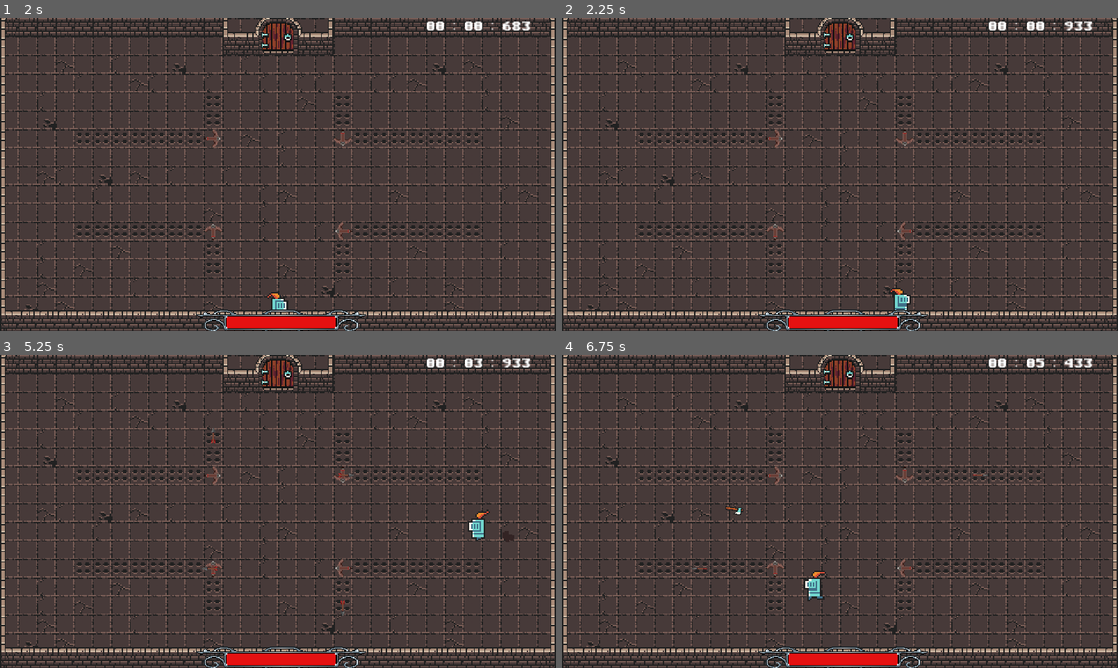
Above: before the commit, frames 1-4 (two rows, left to right).
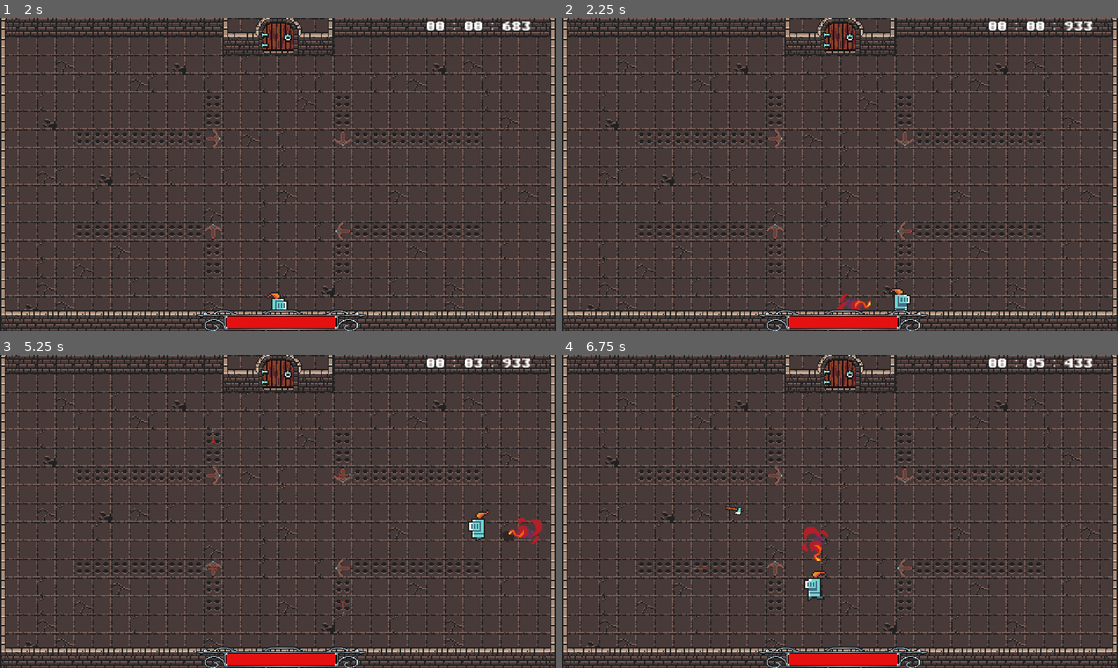
Above: after the commit, the same moments.

Repository: Thomas-Raveneau/SocialDungeons
Game: Godot game, scene res://Scenes/Menus/Main/Main.tscn
Two runs of this game, one before a commit and one after it. Both use one fixed random seed, a clock stepped at 60 frames per second and the inputs below.
Inputs (mouse positions are in pixels of both pictures, inside the frame that each line leads up to):
- Up to frame 1 (2 s): click (278, 143) at 0.5 s; click (155, 174) at 1.25 s
- Up to frame 2 (2.25 s): move the mouse to (1073, 30) at 2.02 s; hold D (move_right) from 2.03 s (still down); tap Shift (action_dash) at 2.1 s
- Up to frame 3 (5.25 s): move the mouse to (166, 527) at 2.77 s; release D (move_right) at 2.78 s; hold S (move_down) 2.78-3.53 s; tap Shift (action_dash) at 2.85, 3.8, 4.35, 5.1 s; move the mouse to (333, 442) at 3.52 s; hold D (move_right) 3.53-4.28 s; click (333, 442) at 3.6 s; move the mouse to (250, 574) at 4.27 s; hold Z (move_up) 4.28-5.03 s; move the mouse to (444, 558) at 5.02 s; hold Q (move_left) from 5.03 s (still down)
- Up to frame 4 (6.75 s): move the mouse to (673, 464) at 5.77 s; click (673, 464) at 5.85 s; tap Shift (action_dash) at 6.05, 6.6 s; move the mouse to (867, 511) at 6.52 s; release Q (move_left) at 6.53 s; hold S (move_down) from 6.53 s (still down)

Frame 1 is identical in both runs. In frame 2, 0.2% of the frame differs, in the area x 49-56%, y 88-94%; in frame 3, 0.2%; in frame 4, 0.2%, in the area x 43-48%, y 54-66%.

Commit message:
feat(player): effect on dash

Diff:
--- a/Scenes/Mobs/Boss_Wrath.tscn
+++ b/Scenes/Mobs/Boss_Wrath.tscn
@@ -161,7 +161,7 @@
 [node name="Animated" type="AnimatedSprite" parent="."]
 frames = SubResource( 1 )
 animation = "idle"
-frame = 9
+frame = 5
 playing = true
 
 [node name="Hitbox" type="CollisionShape2D" parent="."]
--- /dev/null
+++ b/Scenes/Mobs/Projectile/Flame.gd
@@ -0,0 +1,13 @@
+extends KinematicBody2D
+
+### VARIABLES ###
+
+onready var animation : AnimatedSprite = $AnimatedSprite
+
+### PRIVATE METHODS ###
+
+func _ready():
+	animation.play("idle")
+
+func _on_AnimatedSprite_animation_finished():
+	queue_free()
--- /dev/null
+++ b/Scenes/Mobs/Projectile/Flame.tscn
@@ -0,0 +1,40 @@
+[gd_scene load_steps=11 format=2]
+
+[ext_resource path="res://Scenes/Mobs/Projectile/Assets/Flame/flamethrower-spell5.png" type="Texture" id=1]
+[ext_resource path="res://Scenes/Mobs/Projectile/Assets/Flame/flamethrower-spell3.png" type="Texture" id=2]
+[ext_resource path="res://Scenes/Mobs/Projectile/Assets/Flame/flamethrower-spell7.png" type="Texture" id=3]
+[ext_resource path="res://Scenes/Mobs/Projectile/Assets/Flame/flamethrower-spell4.png" type="Texture" id=4]
+[ext_resource path="res://Scenes/Mobs/Projectile/Assets/Flame/flamethrower-spell6.png" type="Texture" id=5]
+[ext_resource path="res://Scenes/Mobs/Projectile/Assets/Flame/flamethrower-spell1.png" type="Texture" id=6]
+[ext_resource path="res://Scenes/Mobs/Projectile/Assets/Flame/flamethrower-spell2.png" type="Texture" id=7]
+[ext_resource path="res://Scenes/Mobs/Projectile/Flame.gd" type="Script" id=8]
+
+[sub_resource type="SpriteFrames" id=1]
+animations = [ {
+"frames": [ ExtResource( 6 ), ExtResource( 7 ), ExtResource( 2 ), ExtResource( 4 ), ExtResource( 1 ), ExtResource( 5 ), ExtResource( 3 ) ],
+"loop": false,
+"name": "idle",
+"speed": 6.0
+} ]
+
+[sub_resource type="CapsuleShape2D" id=2]
+radius = 12.9363
+height = 14.3769
+
+[node name="Flame" type="KinematicBody2D"]
+scale = Vector2( 3, 3 )
+collision_layer = 32
+collision_mask = 0
+script = ExtResource( 8 )
+
+[node name="AnimatedSprite" type="AnimatedSprite" parent="."]
+frames = SubResource( 1 )
+animation = "idle"
+speed_scale = 3.0
+
+[node name="CollisionShape2D" type="CollisionShape2D" parent="."]
+position = Vector2( -1.96431, 3.5077 )
+rotation = 1.5708
+shape = SubResource( 2 )
+
+[connection signal="animation_finished" from="AnimatedSprite" to="." method="_on_AnimatedSprite_animation_finished"]
--- a/Scenes/Player/Player.gd
+++ b/Scenes/Player/Player.gd
@@ -58,6 +58,7 @@
 var damage_particle = preload("res://Scenes/Player/DamageParticle.tscn")
 var step_particles = preload("res://Scenes/Particles/FootStep.tscn")
 var basic_attack = preload("res://Scenes/Player/Spells/BasicAttack.tscn")
+var flame_dash = preload("res://Scenes/Mobs/Projectile/Flame.tscn")
 
 ################################################################################
 
@@ -124,6 +125,10 @@
 	can_dash = false
 	is_dashing = true
 	dash_duration_timer.start()
+	var flame = flame_dash.instance()
+	flame.position = global_position
+	flame.rotate(velocity.angle() + PI)
+	get_parent().add_child(flame)
 
 func _handle_movement_inputs() -> void:
 	if Input.is_action_pressed("move_right"):
@@ -134,7 +139,7 @@
 		velocity.y += 1
 	if Input.is_action_pressed("move_up"):
 		velocity.y -= 1
-	if (Input.is_action_just_pressed("action_dash") and can_dash == true):
+	if (Input.is_action_just_pressed("action_dash") and can_dash == true and velocity != Vector2.ZERO):
 		_dash()
 
 	if (is_dashing):
Binary file added: Scenes/Mobs/Projectile/Assets/Flame/flamethrower-spell1.png
Not shown, added: Scenes/Mobs/Projectile/Assets/Flame/flamethrower-spell1.png.import
Binary file added: Scenes/Mobs/Projectile/Assets/Flame/flamethrower-spell2.png
Not shown, added: Scenes/Mobs/Projectile/Assets/Flame/flamethrower-spell2.png.import
Binary file added: Scenes/Mobs/Projectile/Assets/Flame/flamethrower-spell3.png
Not shown, added: Scenes/Mobs/Projectile/Assets/Flame/flamethrower-spell3.png.import
Binary file added: Scenes/Mobs/Projectile/Assets/Flame/flamethrower-spell4.png
Not shown, added: Scenes/Mobs/Projectile/Assets/Flame/flamethrower-spell4.png.import
Binary file added: Scenes/Mobs/Projectile/Assets/Flame/flamethrower-spell5.png
Not shown, added: Scenes/Mobs/Projectile/Assets/Flame/flamethrower-spell5.png.import
Binary file added: Scenes/Mobs/Projectile/Assets/Flame/flamethrower-spell6.png
Not shown, added: Scenes/Mobs/Projectile/Assets/Flame/flamethrower-spell6.png.import
(and 2 more such lines)
